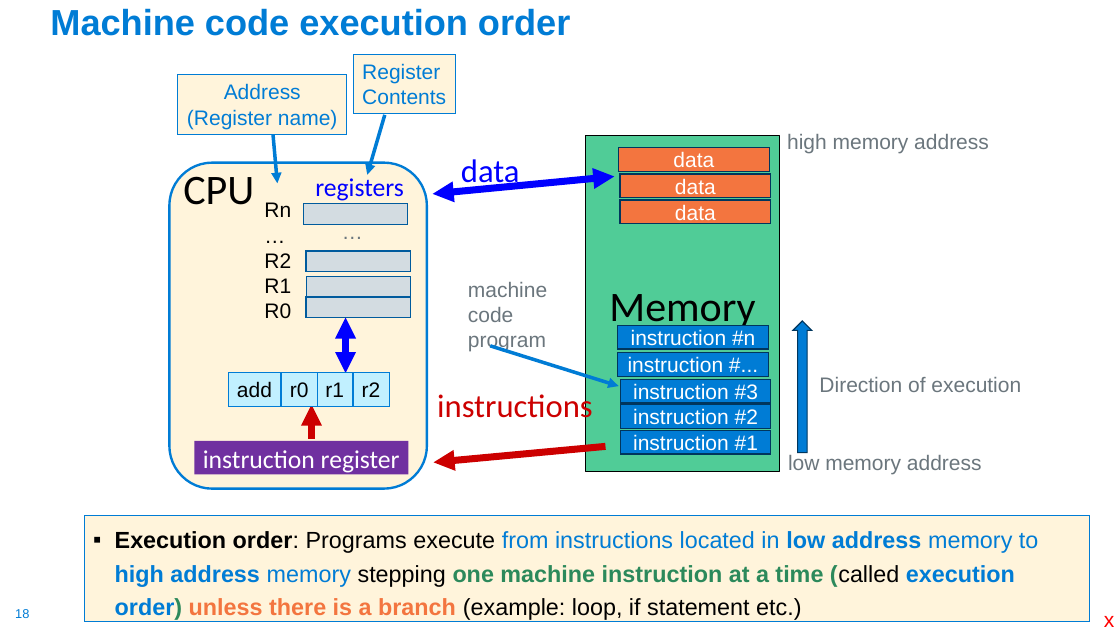
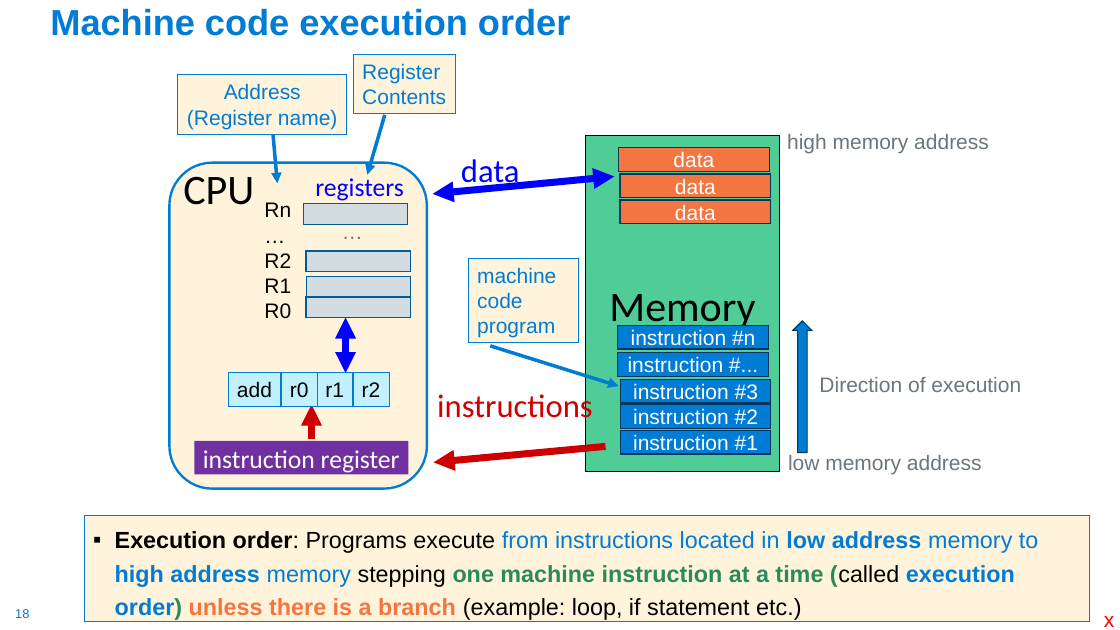
Before and after one commit to cse30-sp24/Muller-Slides, a slide deck: slide 18 of 01-C-Part1.pptx. Drawn at 1120x630 pixels with LibreOffice and Linux fonts; fonts in the diff are those of the drawing. Boxes give left, top, right and bottom in pixels: in the first picture for what was removed or moved away, otherwise in the second. Text is boxed around its words. In the diff, an @@ line names an element or a change of style, - is before the commit and + after.

```diff
--- a/01-C-Part1.pptx
+++ b/01-C-Part1.pptx
@@ rectangle "machine code program" resized from (x1=468, y1=282, x2=547, y2=351) to (x1=469, y1=258, x2=579, y2=343) @@
@@ rectangle "machine code program" at (x1=469, y1=258, x2=579, y2=343): text colour #6B767D to #007CD5; fill none to #FFF4DB; outline none to #007CD5 0.75 pt @@
```
Also in this commit, not shown: 20 other slides changed, 1 slide added, 1 other file.
